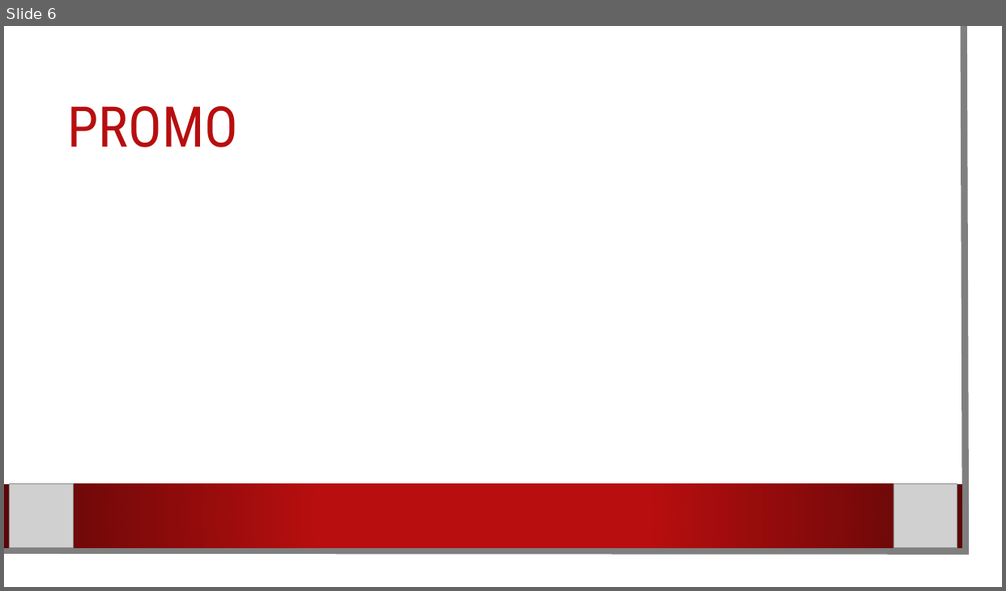
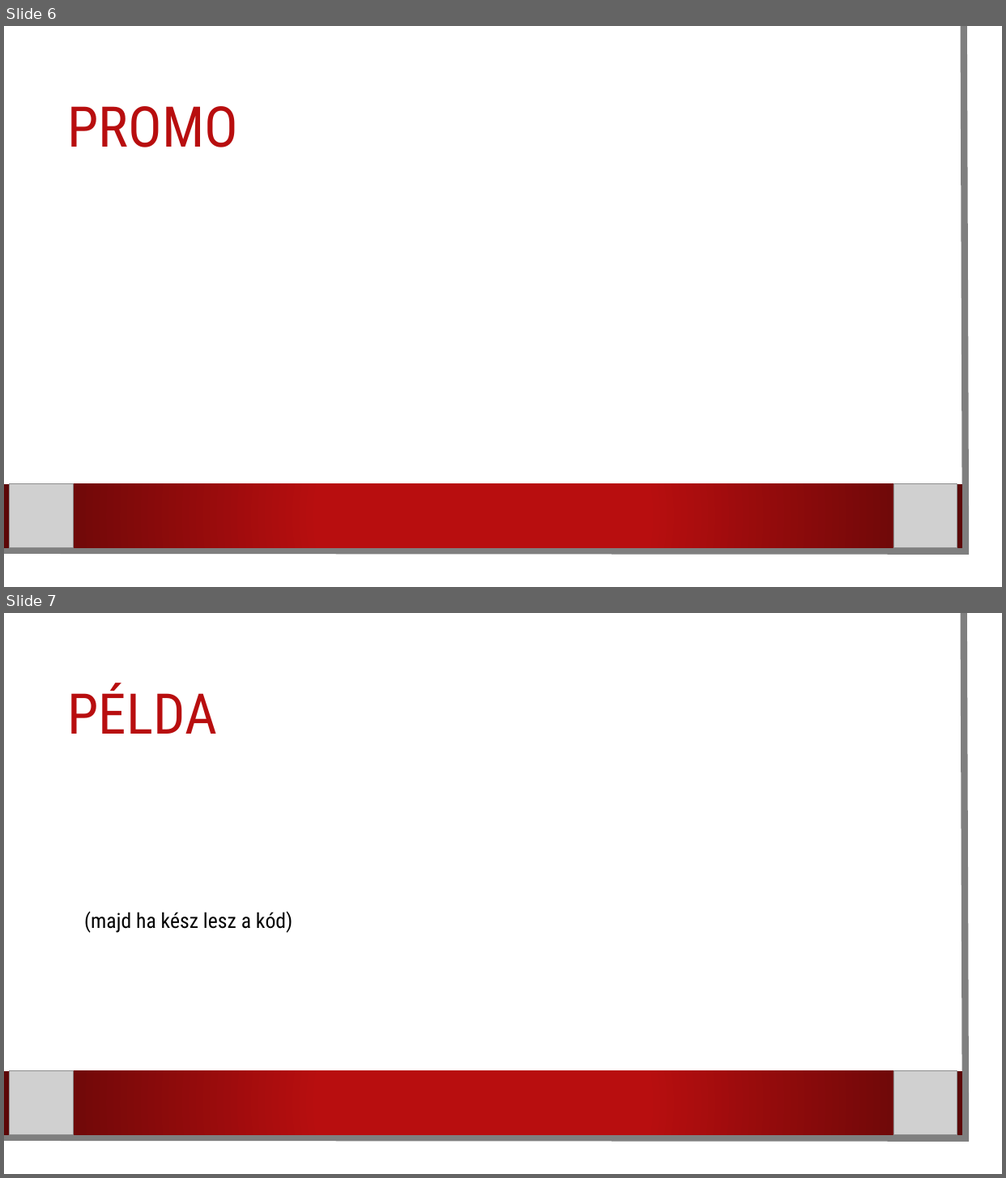
Before and after one commit to karpatililiana/Csapatmunka2.0, a slide deck: Programbemutató.pptx. Shown one above the other, each under a label of ours: slide 6 before the commit, slides 6 and 7 after it. The pictures are 1006x591 and 1006x1178 pixels, drawn with LibreOffice and Linux fonts; fonts in the diff are those of the drawing; grey boxes stand for pictures; background and template pictures are left out. Boxes give left, top, right and bottom in pixels: in the first picture for what was removed or moved away, otherwise in the second. Text is boxed around its words. In the diff, an @@ line names an element or a change of style, - is before the commit and + after.

```diff
--- a/Programbemutató.pptx
+++ b/Programbemutató.pptx
@@ slide 7 added at <box>4,613,1002,1174</box>, background picture (left out); not listed: 2 template elements that a slide beside it also shows @@
@@ title added at <box>68,683,218,734</box>, 54 pt, text #B80E0F @@
+PÉLDA
@@ text added at <box>84,911,292,933</box>, 20 pt, text #000000 @@
+(majd ha kész lesz a kód)
@@ picture added at <box>9,1071,73,1135</box> @@
@@ picture added at <box>893,1071,957,1135</box> @@
```
Also in this commit, not shown: 5 slides changed, 1 other slide added, 2 slides removed.
